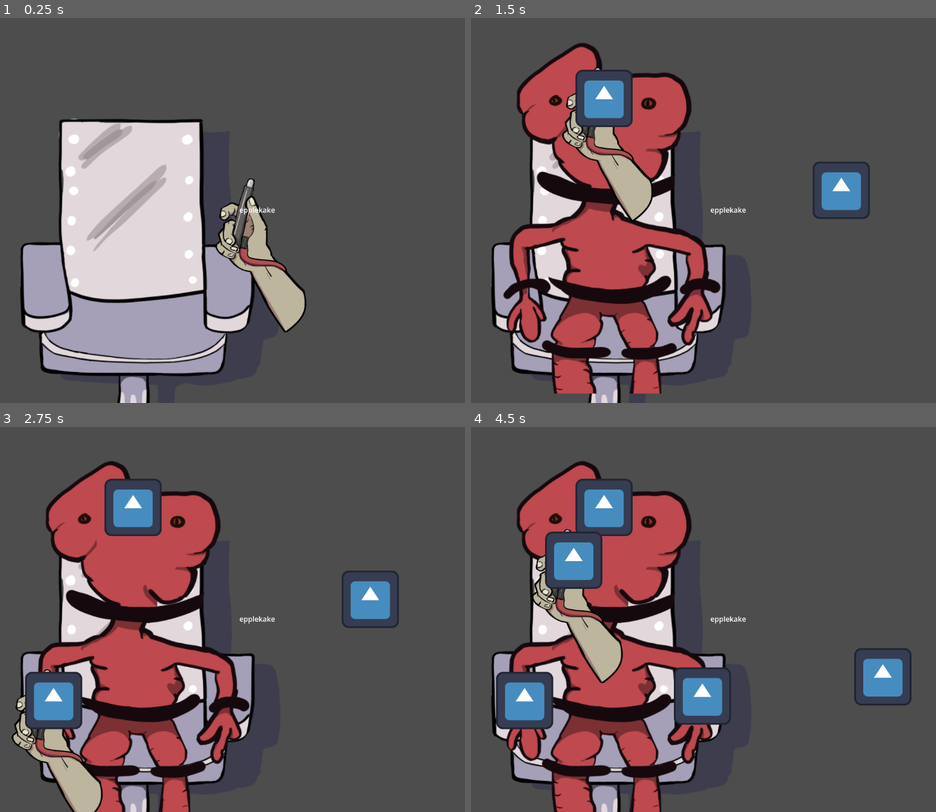
Above: before the commit, frames 1-4 (two rows, left to right).
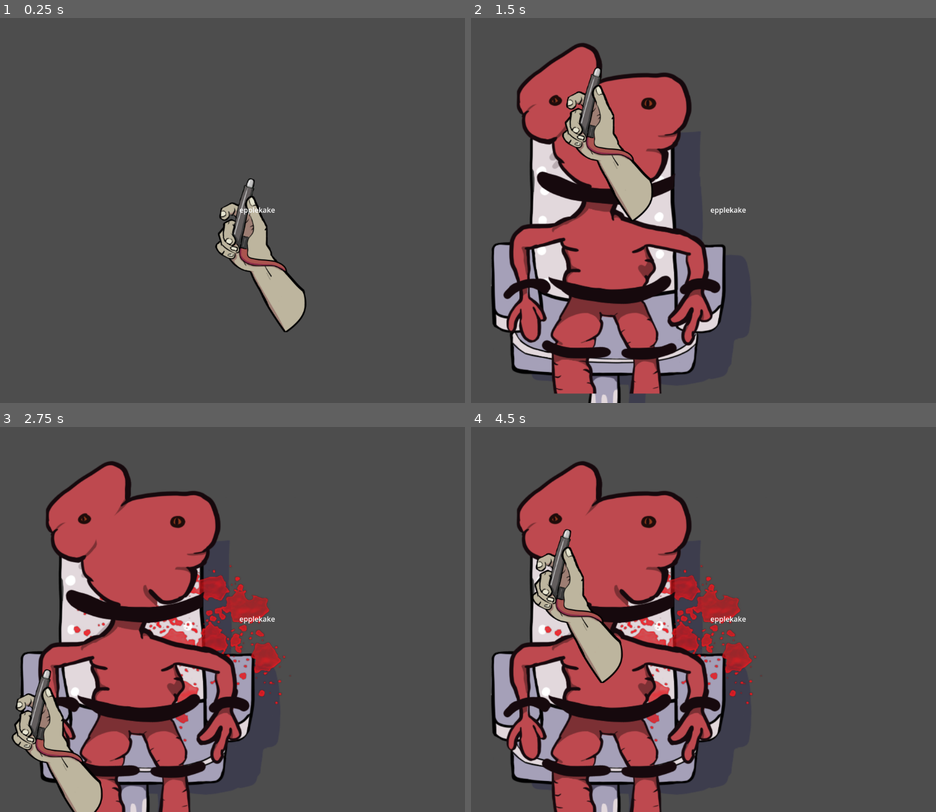
Above: after the commit, the same moments.

Repository: Slideshow776/Global-Game-Jam-2026
Game: Godot game, scene res://scenes/game.tscn
Two runs of this game, one before a commit and one after it. Both use one fixed random seed, a clock stepped at 60 frames per second and the inputs below. The engine's default icon, where the game draws it, is replaced by a stand-in: a white triangle on a blue panel in a dark square.
Inputs (mouse positions are in pixels of both pictures, inside the frame that each line leads up to):
- Up to frame 1 (0.25 s): no input
- Up to frame 2 (1.5 s): tap Enter at 0.5, 0.6 s; move the mouse to (843, 191) at 0.52 s; click (843, 191) at 0.67 s; move the mouse to (605, 98) at 1.27 s; tap F at 1.35 s; click (605, 98) at 1.42 s
- Up to frame 3 (2.75 s): tap Space at 2 s; move the mouse to (55, 700) at 2.02 s; tap Enter at 2.1 s; click (55, 700) at 2.17 s
- Up to frame 4 (4.5 s): tap Enter at 2.75, 3.6, 4.25 s; move the mouse to (703, 696) at 2.77 s; tap F at 2.85, 4.35 s; click (703, 696) at 2.92 s; tap Space at 3.5 s; move the mouse to (884, 677) at 3.52 s; click (884, 677) at 3.67 s; move the mouse to (573, 561) at 4.27 s; click (573, 561) at 4.42 s

The runs differ from the first frame. In frame 1, 26% of the frame differs, in the area x 4-55%, y 26-100%; in frame 2, 2.8%; in frame 3, 7.1%; in frame 4, 10%.
Error before the commit: Parse Error: Identifier "clean_chair" not declared in the current scope. (res://scenes/chair.gd:8)

Commit message:
Cleanup crew

Diff:
--- a/scenes/chair.gd
+++ b/scenes/chair.gd
@@ -5,7 +5,6 @@
 @onready var splat = $Splatter
 # Called when the node enters the scene tree for the first time.
 func _ready() -> void:
-	GameState.mutant_died.connect(clean_chair)
 	originalxposition = position.x
 	position.x = -1000
 	var tween := create_tween()
--- a/scenes/gun.gd
+++ b/scenes/gun.gd
@@ -4,7 +4,6 @@
 # Called when the node enters the scene tree for the first time.
 @onready var gun_pos = $gun/gunpoint
 @onready var gun = $gun
-@onready var test_object = preload("res://scenes/test_object.tscn")
 
 func _ready() -> void:
 	pass
@@ -13,9 +12,6 @@
 	if event is InputEventMouseButton:
 		if event.button_index == MOUSE_BUTTON_LEFT:
 			GameState.gun_clicked.emit()
-			var obj = test_object.instantiate() as Node2D
-			add_child(obj)
-			obj.global_position = get_global_mouse_position()
 
 # Called every frame. 'delta' is the elapsed time since the previous frame.
 func _process(delta: float) -> void:
--- a/scenes/test_object.gd
+++ /dev/null
@@ -1,10 +0,0 @@
-extends Node2D
-
-
-@onready var timer = $DeathTimer
-# Called when the node enters the scene tree for the first time.
-func _ready() -> void:
-	timer.timeout.connect(_on_death_timer_expired)
-
-func _on_death_timer_expired():
-	queue_free()
--- a/scenes/test_object.tscn
+++ /dev/null
@@ -1,14 +0,0 @@
-[gd_scene format=3 uid="uid://dbf71h87ka804"]
-
-[ext_resource type="Script" uid="uid://d384mqu1xxai1" path="res://scenes/test_object.gd" id="1_1qfhr"]
-[ext_resource type="Texture2D" uid="uid://dms72d110b4bw" path="res://assets/images/icon.svg" id="1_eyrmi"]
-
-[node name="TestObject" type="Node2D" unique_id=443474633]
-script = ExtResource("1_1qfhr")
-
-[node name="Sprite2D" type="Sprite2D" parent="." unique_id=1114459930]
-texture = ExtResource("1_eyrmi")
-
-[node name="DeathTimer" type="Timer" parent="." unique_id=1998815990]
-wait_time = 3.0
-autostart = true
--- a/testScenes/TestScene.tscn
+++ /dev/null
@@ -1,16 +0,0 @@
-[gd_scene format=3 uid="uid://bpojwgys8yej8"]
-
-[ext_resource type="PackedScene" uid="uid://cttrm7okfclgv" path="res://scenes/chair.tscn" id="1_kynvg"]
-[ext_resource type="PackedScene" uid="uid://dgixbhnid1qao" path="res://testScenes/mutantMock.tscn" id="2_5cr4q"]
-[ext_resource type="PackedScene" uid="uid://dlmao0kysnkd" path="res://scenes/arm.tscn" id="3_jp75n"]
-[ext_resource type="Script" uid="uid://bo72ri2cuvctk" path="res://testScenes/mutantMock.gd" id="4_5cr4q"]
-
-[node name="TestScene" type="Node2D" unique_id=387761760]
-
-[node name="Chair" parent="." unique_id=1717929055 instance=ExtResource("1_kynvg")]
-position = Vector2(421.00003, 242)
-
-[node name="Player" parent="." unique_id=30301401 instance=ExtResource("3_jp75n")]
-
-[node name="MockMutant" parent="." unique_id=1784549054 instance=ExtResource("2_5cr4q")]
-script = ExtResource("4_5cr4q")
--- a/testScenes/testgame.tscn
+++ /dev/null
@@ -1,31 +0,0 @@
-[gd_scene format=3 uid="uid://x2fdi14lbvxb"]
-
-[ext_resource type="PackedScene" uid="uid://cttrm7okfclgv" path="res://scenes/chair.tscn" id="1_7xly5"]
-[ext_resource type="PackedScene" uid="uid://dlmao0kysnkd" path="res://scenes/arm.tscn" id="3_4okq7"]
-[ext_resource type="PackedScene" uid="uid://js7ysoyndkg4" path="res://testScenes/mockMutant.tscn" id="3_nwj8y"]
-
-[node name="Game" type="Node2D" unique_id=1847825036]
-
-[node name="Chair" parent="." unique_id=1717929055 instance=ExtResource("1_7xly5")]
-position = Vector2(289.59375, 500.99997)
-scale = Vector2(1.3324018, 1.2555372)
-
-[node name="GUI" type="CanvasLayer" parent="." unique_id=1506688441]
-
-[node name="Label" type="Label" parent="GUI" unique_id=850659862]
-anchors_preset = 8
-anchor_left = 0.5
-anchor_top = 0.5
-anchor_right = 0.5
-anchor_bottom = 0.5
-offset_left = -40.0
-offset_top = -11.5
-offset_right = 40.0
-offset_bottom = 11.5
-grow_horizontal = 2
-grow_vertical = 2
-text = "epplekake"
-
-[node name="Player" parent="." unique_id=30301401 instance=ExtResource("3_4okq7")]
-
-[node name="Mutant" parent="." unique_id=1321833085 instance=ExtResource("3_nwj8y")]
Not shown, added: assets/images/brain.png.import
Not shown, added: assets/images/mutant2.png.import
Not shown, added: assets/images/mutant3.png.import
Not shown, removed: scenes/test_object.gd.uid
Not shown: 1 places in testScenes/testgame2.tscn that only renumber resources
